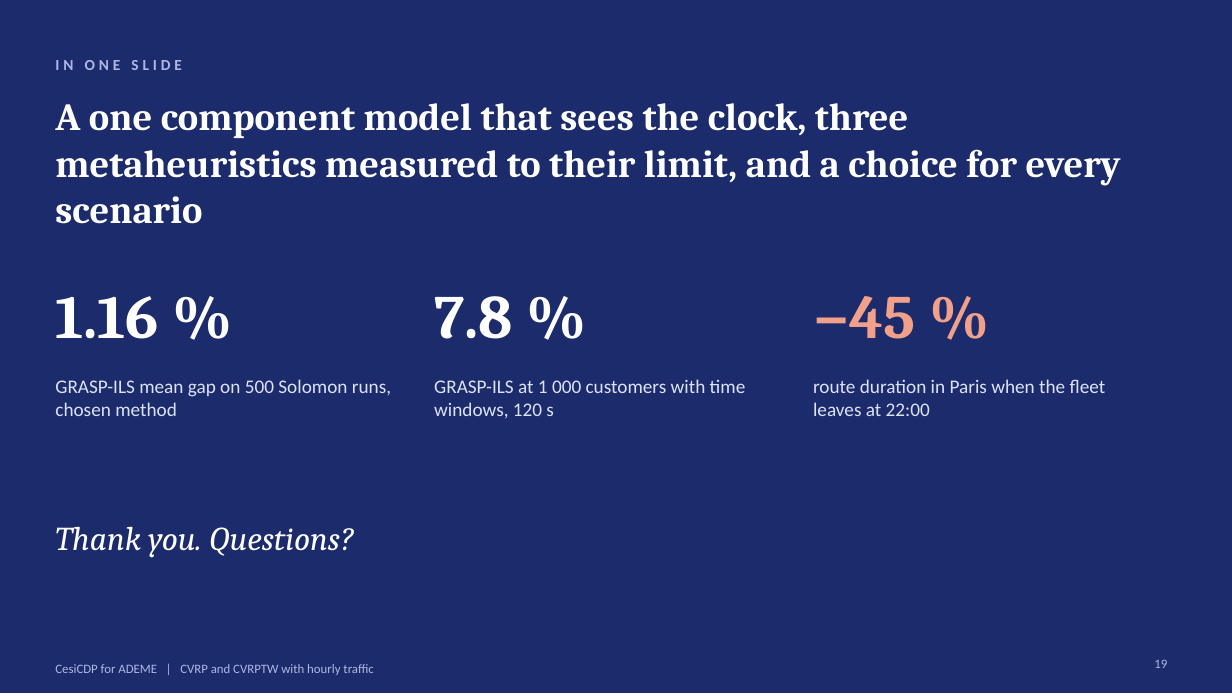
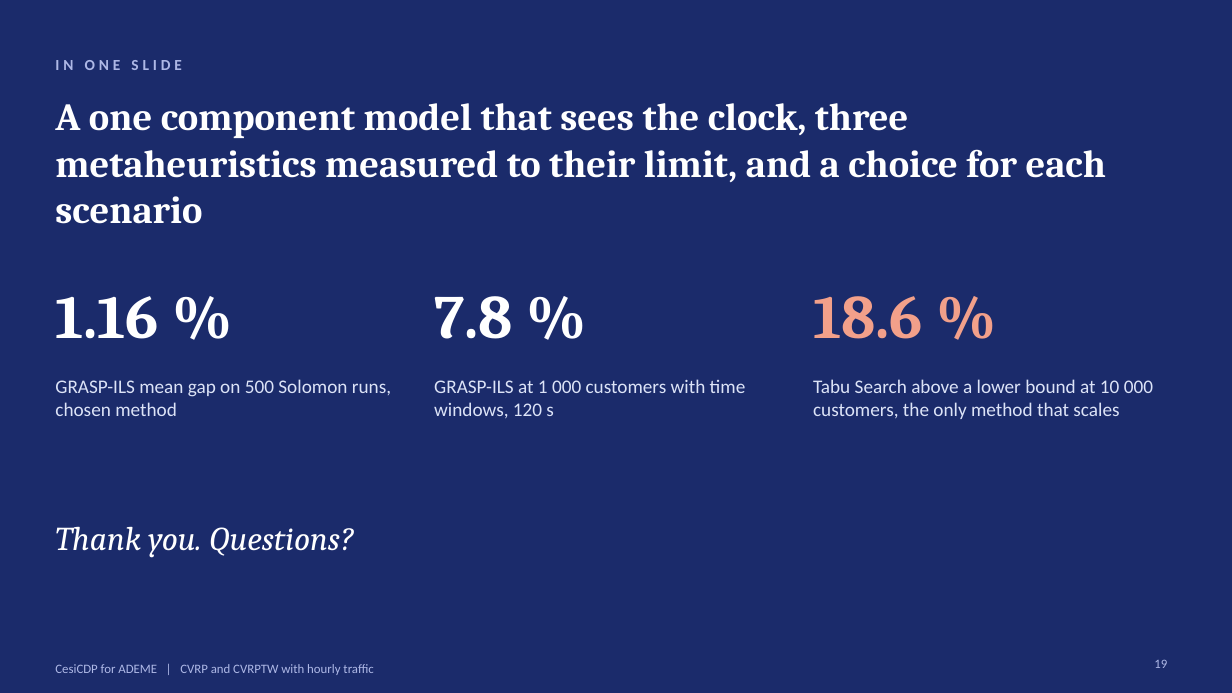
Before and after one commit to zzaved/cesi-cvrp-metaheuristics, a slide deck: slide 19 of presentation/cvrp_final_presentation.pptx. Drawn at 1232x693 pixels with LibreOffice and Linux fonts; fonts in the diff are those of the drawing. Boxes give left, top, right and bottom in pixels: in the first picture for what was removed or moved away, otherwise in the second. Text is boxed around its words. In the diff, an @@ line names an element or a change of style, - is before the commit and + after.

Commit message:
feat(presentation): limit chart from 1 000 to 10 000, honest night slide, corrected city gaps and Q and A

```diff
--- a/presentation/cvrp_final_presentation.pptx
+++ b/presentation/cvrp_final_presentation.pptx
@@ text at [55,103,1106,224]: text changed @@
-A one component model that sees the clock, three metaheuristics measured to their limit, and a choice for every scenario
+A one component model that sees the clock, three metaheuristics measured to their limit, and a choice for each scenario
@@ text at [813,296,923,339]: text changed @@
-−45 %
+18.6 %
@@ text at [813,379,1153,419]: text changed @@
-route duration in Paris when the fleet leaves at 22:00
+Tabu Search above a lower bound at 10 000 customers, the only method that scales
```
Also in this commit, not shown: 6 other slides changed, 4 other files.
